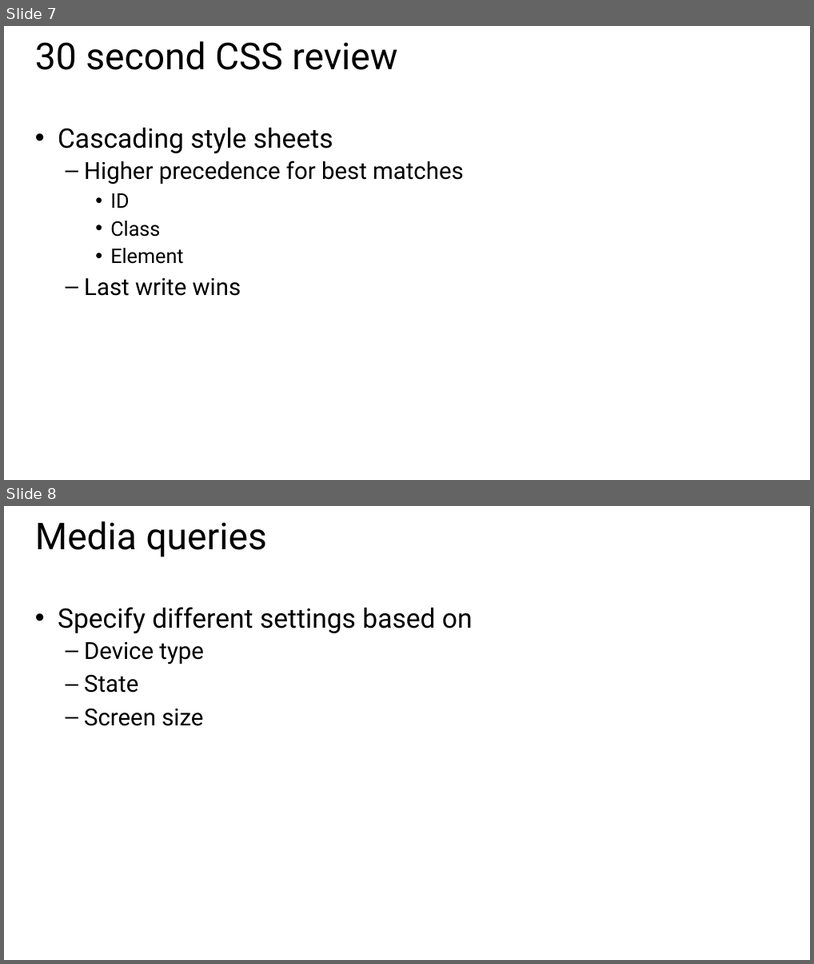
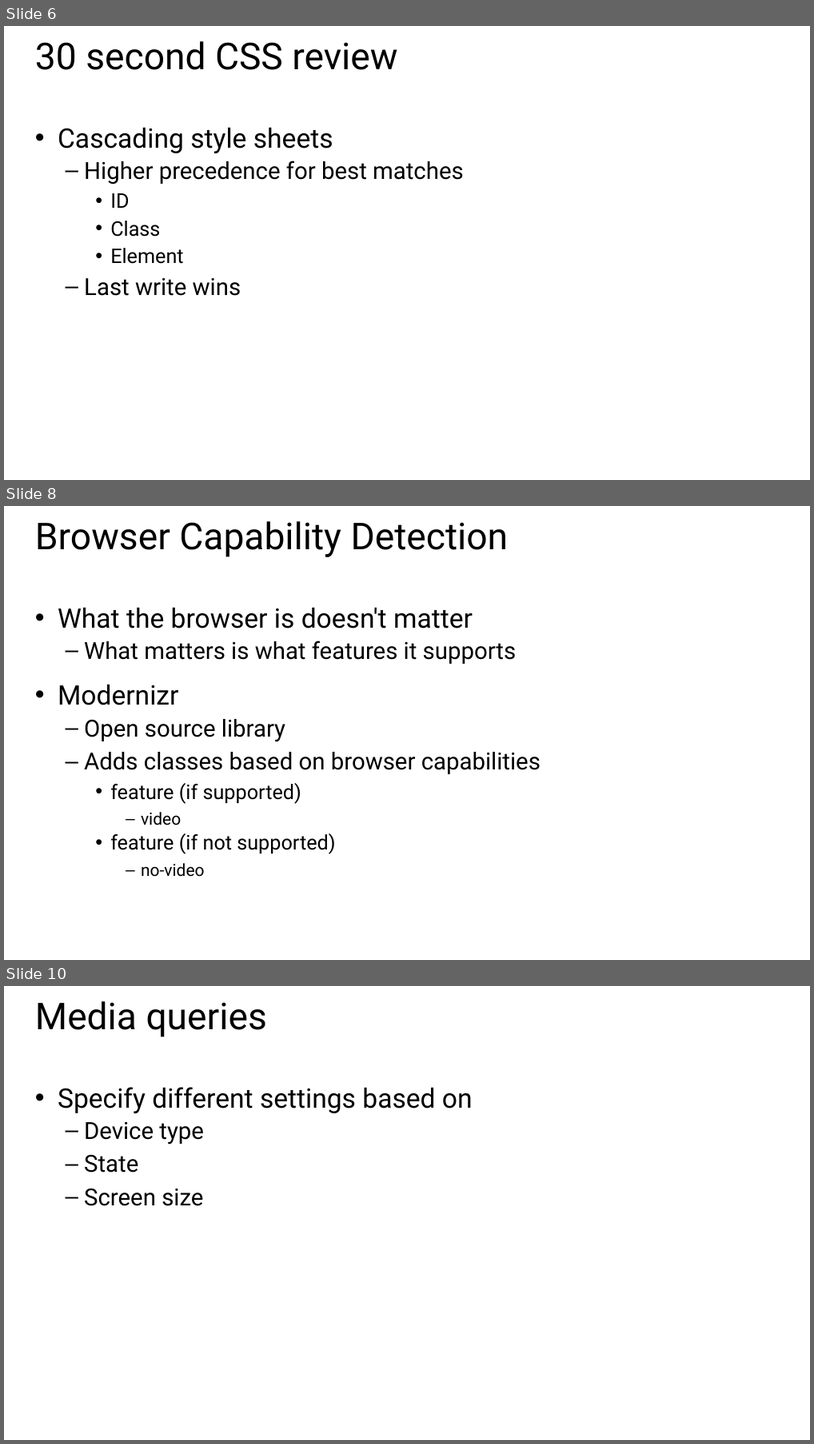
Before and after one commit to CharaD7/FrayedKnot, a slide deck: Slides/M2 Mobile UI.pptx. Shown one above the other, each under a label of ours: slides 7 and 8 before the commit, slides 6, 8 and 10 after it; the slides between them are not shown. The pictures are 814x964 and 814x1444 pixels, drawn with LibreOffice and Linux fonts; fonts in the diff are those of the drawing. Boxes give left, top, right and bottom in pixels: in the first picture for what was removed or moved away, otherwise in the second. Text is boxed around its words. In the diff, an @@ line names an element or a change of style, - is before the commit and + after.

```diff
--- a/Slides/M2 Mobile UI.pptx
+++ b/Slides/M2 Mobile UI.pptx
@@ slide 8 added at (4,506,810,960), background #FFFFFF @@
@@ title added at (35,521,509,557), 44 pt, text #000000 @@
+Browser Capability Detection
@@ text added at (58,607,541,876), 28 pt, text #000000 @@
+• What the browser is doesn't matter
+  – What matters is what features it supports
+• Modernizr
+  – Open source library
+  – Adds classes based on browser capabilities
+    • feature (if supported)
+      – video
+    • feature (if not supported)
+      – no-video
@@ what was slide 7 is now slide 6 @@
@@ what was slide 8 is now slide 10 @@
```
Also in this commit, not shown: 1 slide changed, 1 other slide added, 1 slide removed, 16 other files.
